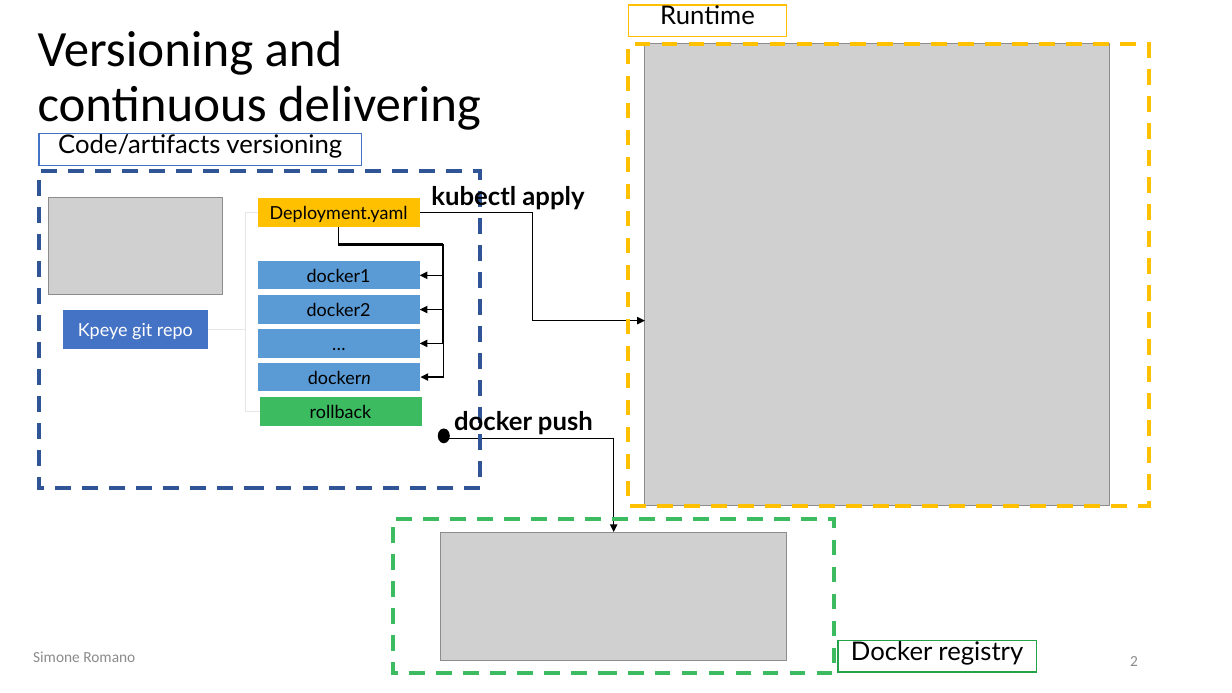
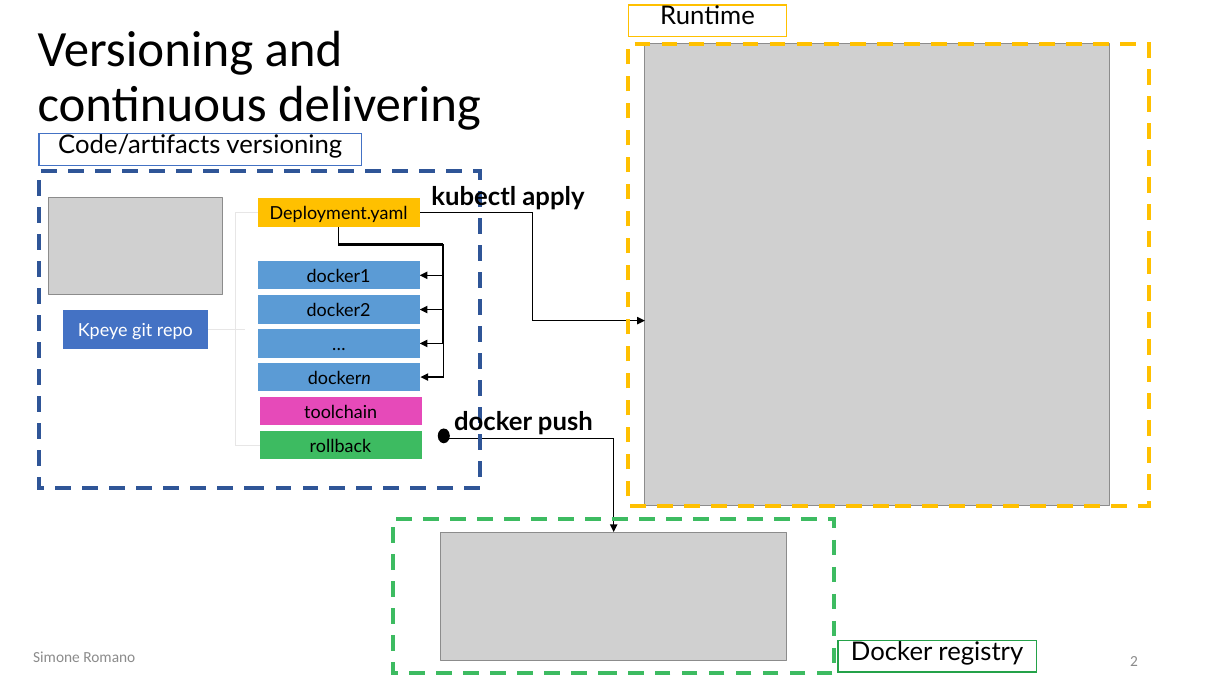
Before and after one commit to sromano1992/kubedev, a slide deck: slide 2 of doc/kubedev.pptx. Drawn at 1232x693 pixels with LibreOffice and Linux fonts; fonts in the diff are those of the drawing; grey boxes stand for pictures. Boxes give left, top, right and bottom in pixels: in the first picture for what was removed or moved away, otherwise in the second. Text is boxed around its words. In the diff, an @@ line names an element or a change of style, - is before the commit and + after.

```diff
--- a/doc/kubedev.pptx
+++ b/doc/kubedev.pptx
@@ elbow line moved from (258, 213) - (260, 411) to (258, 213) - (260, 445) @@
@@ rectangle added at <box>260,397,421,426</box>, fill #E64AB9, 14 pt, text #000000 @@
+toolchain
@@ rectangle "rollback": place and size @@
-rectangle "rollback" at <box>260,397,421,426</box>
+rectangle "rollback" at <box>260,432,421,460</box>
```
Also in this commit, not shown: 1 other file.
